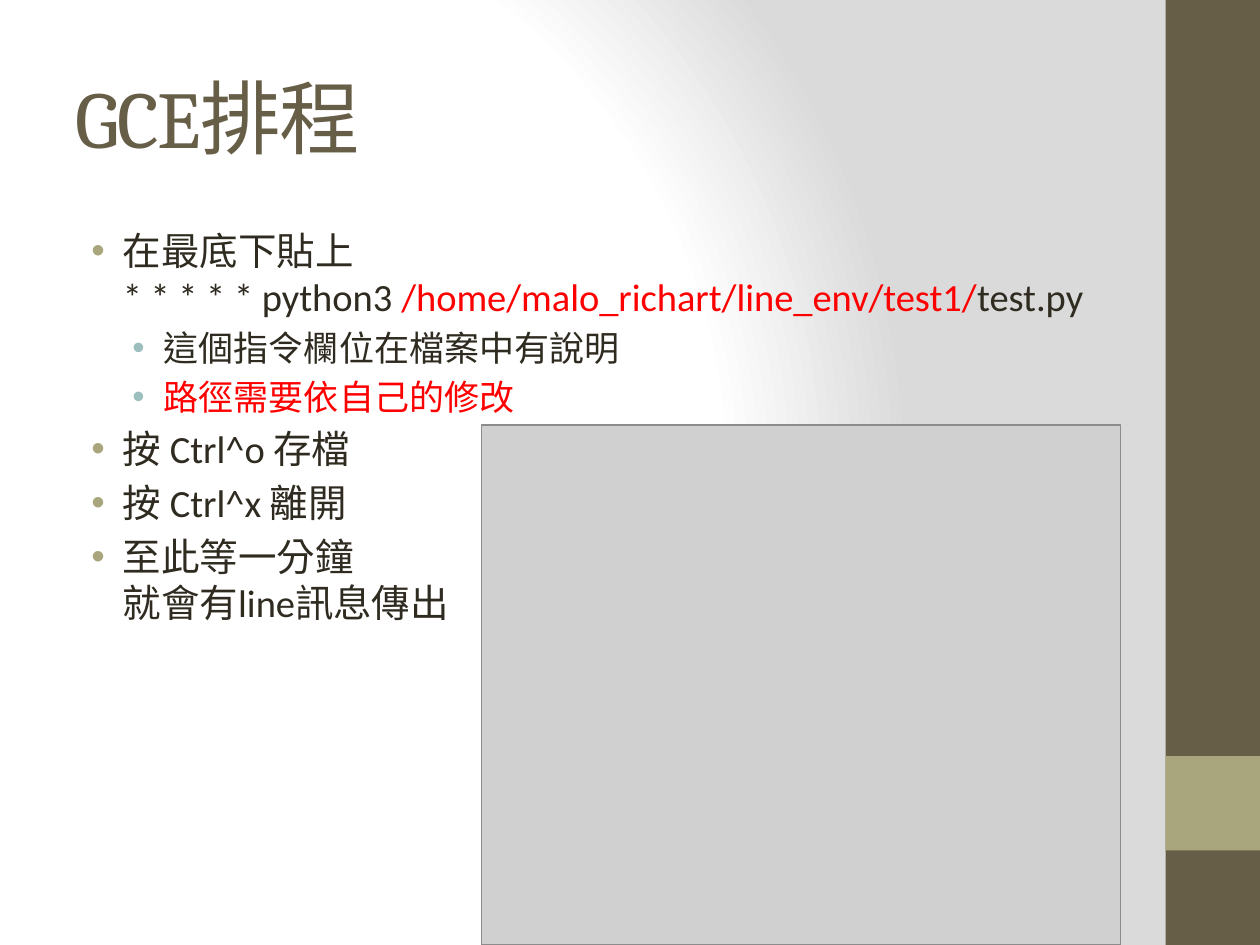
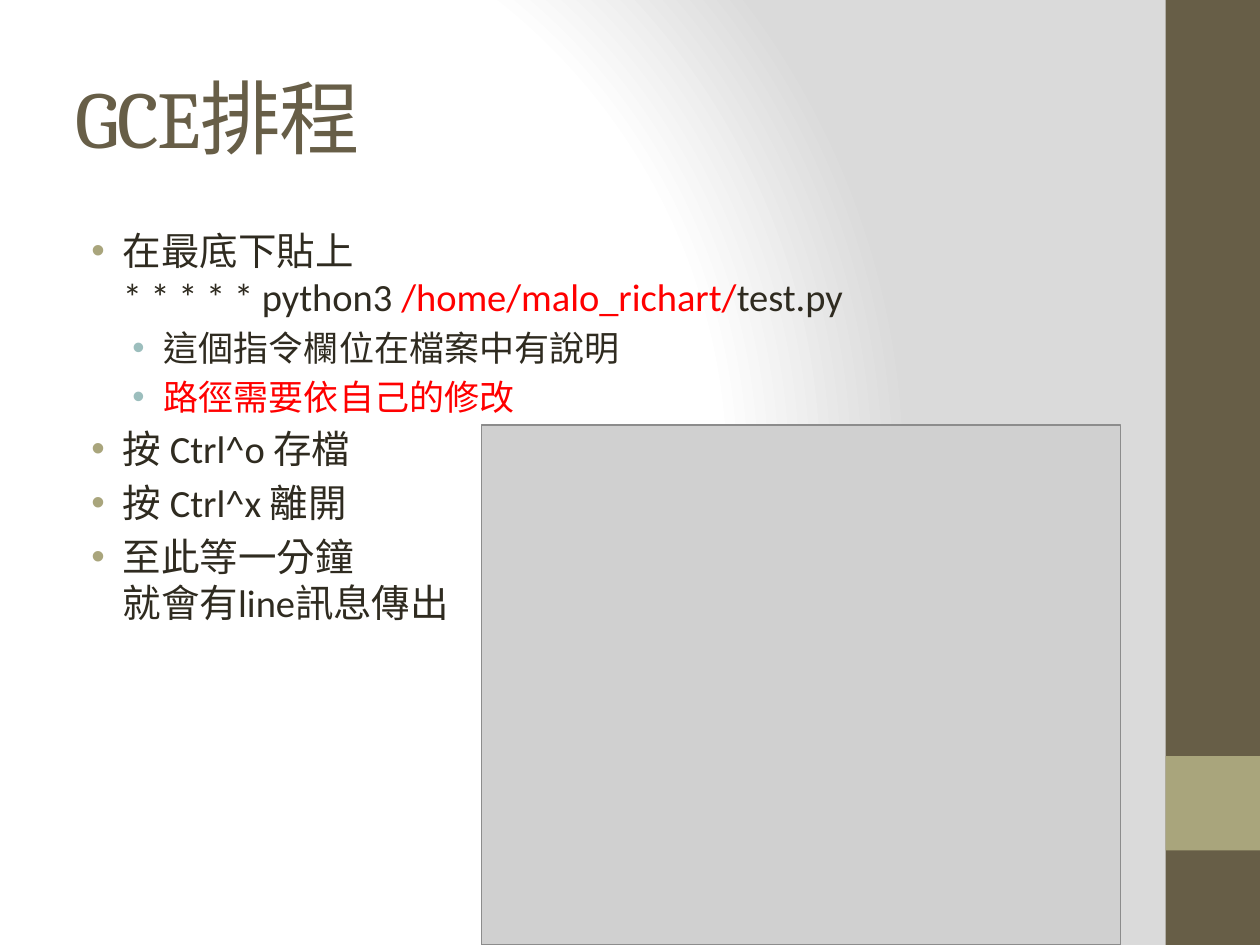
Before and after one commit to maloyang/KH20200704_Python_Basic_and_ML, a slide deck: slide 12 of Day3/Day3-3.pptx. Drawn at 1260x945 pixels with LibreOffice and Linux fonts; fonts in the diff are those of the drawing; grey boxes stand for pictures. Boxes give left, top, right and bottom in pixels: in the first picture for what was removed or moved away, otherwise in the second. Text is boxed around its words. In the diff, an @@ line names an element or a change of style, - is before the commit and + after.

```diff
--- a/Day3/Day3-3.pptx
+++ b/Day3/Day3-3.pptx
@@ text at box(123, 232, 843, 318): text changed; text colour #FF0000 to #2F2B20 @@
-• 在最底下貼上
-  * * * * * python3 /home/malo_richart/line_env/test1/test.py
+• 在最底下貼上
+  * * * * * python3 /home/malo_richart/test.py
```
Also in this commit, not shown: 1 slide added.
